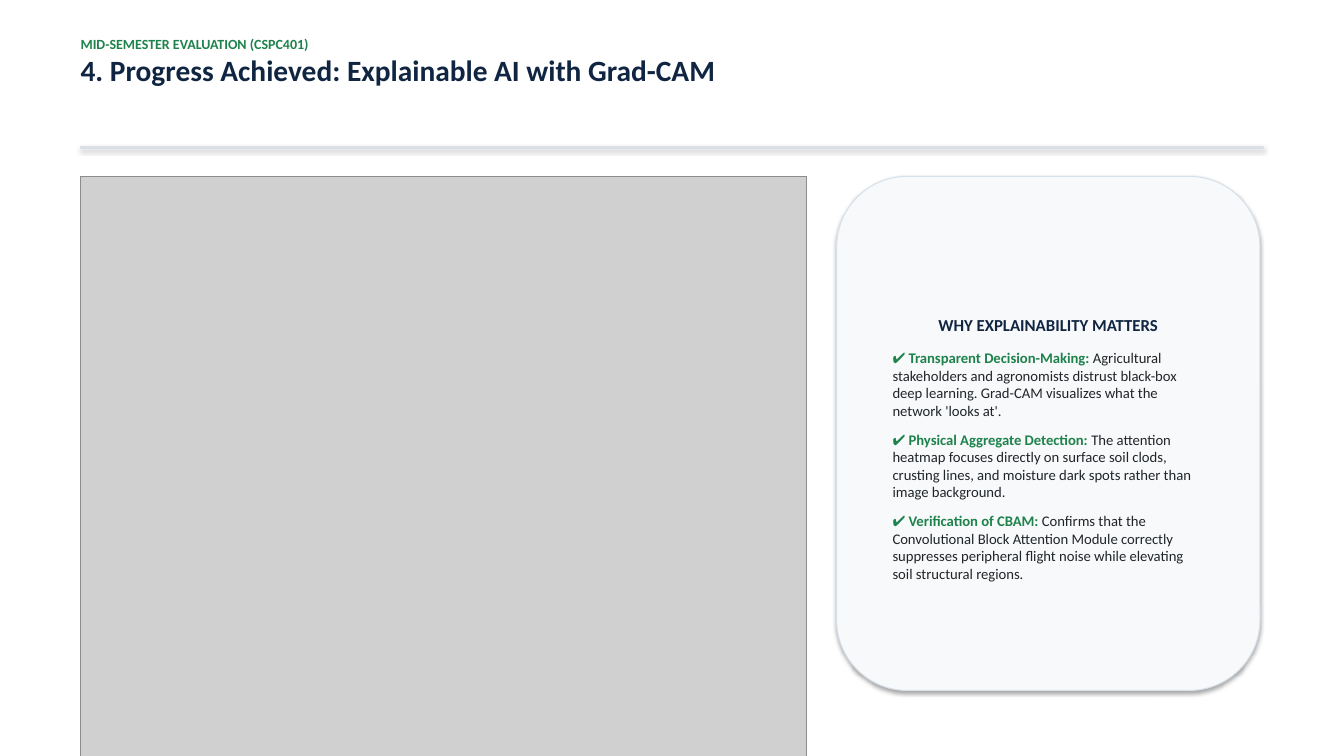
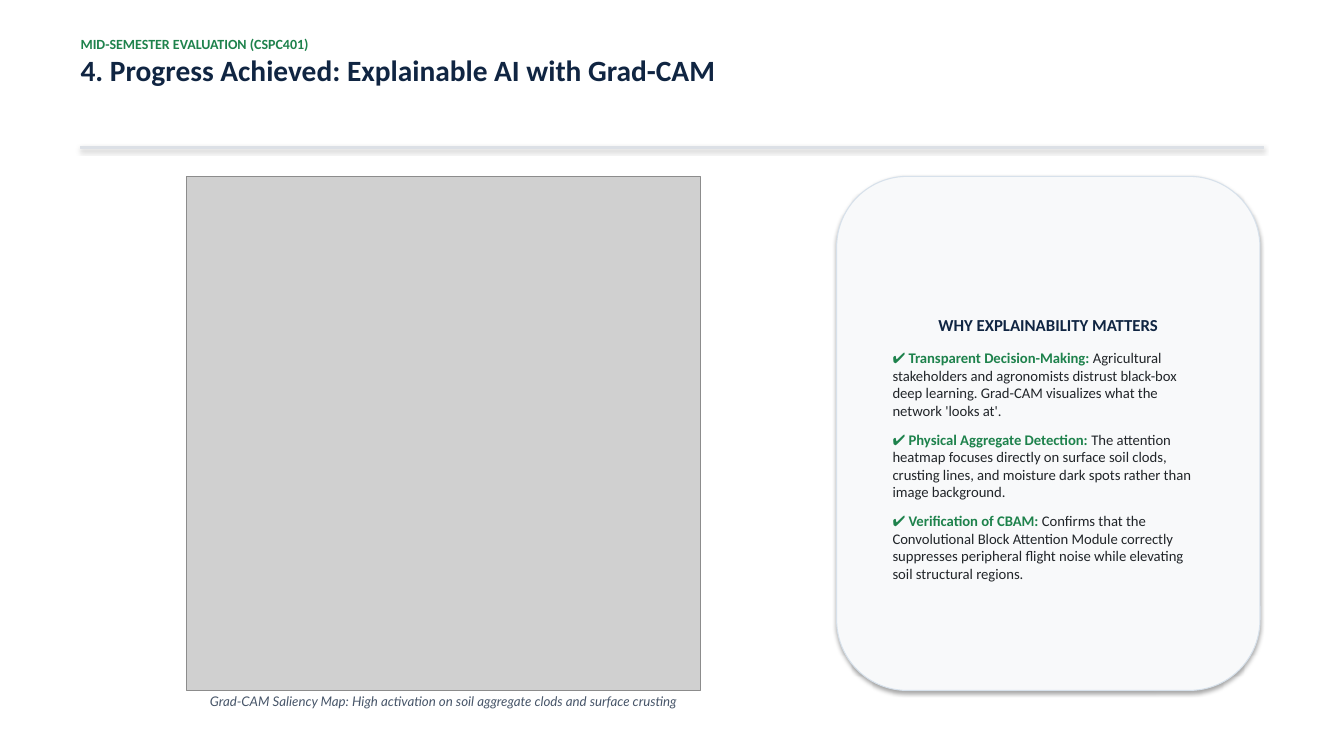
Before and after one commit to Naveen-Beniwal/soil-project1, a slide deck: slide 9 of Mid_Sem_Presentation_CSPC401.pptx. Drawn at 1344x756 pixels with LibreOffice and Linux fonts; fonts in the diff are those of the drawing; grey boxes stand for pictures. Boxes give left, top, right and bottom in pixels: in the first picture for what was removed or moved away, otherwise in the second. Text is boxed around its words. In the diff, an @@ line names an element or a change of style, - is before the commit and + after.

Commit message:
Fix layout and typography formatting across presentation, exported PDF, and project report

```diff
--- a/Mid_Sem_Presentation_CSPC401.pptx
+++ b/Mid_Sem_Presentation_CSPC401.pptx
@@ picture: place and size @@
-picture at (81, 176, 807, 756)
+picture at (187, 176, 701, 691)
@@ text added at (210, 696, 677, 709), 9.5 pt, text #475569, italic @@
+Grad-CAM Saliency Map: High activation on soil aggregate clods and surface crusting
```
Also in this commit, not shown: 5 other slides changed, 3 other files.
